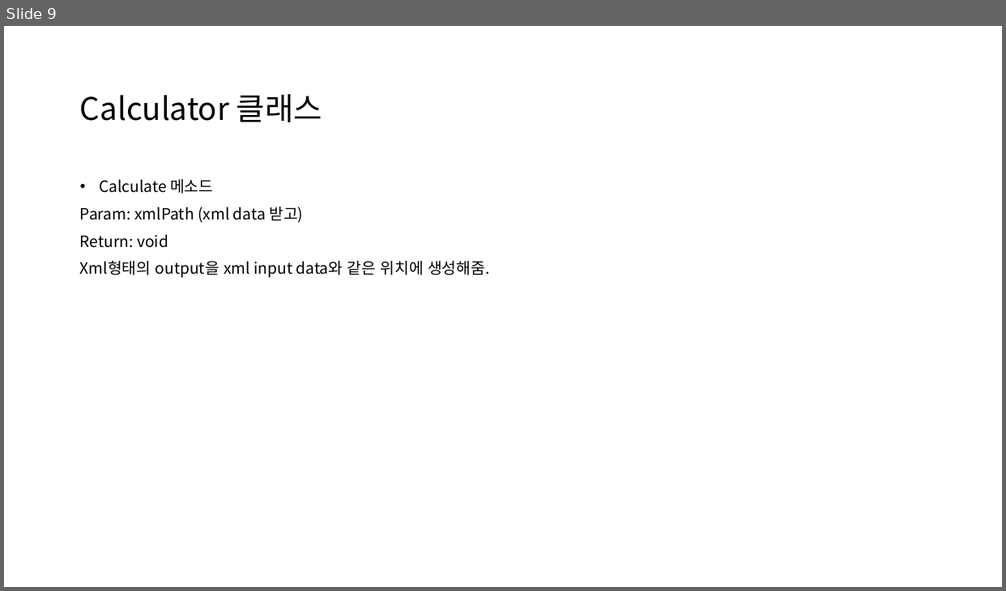
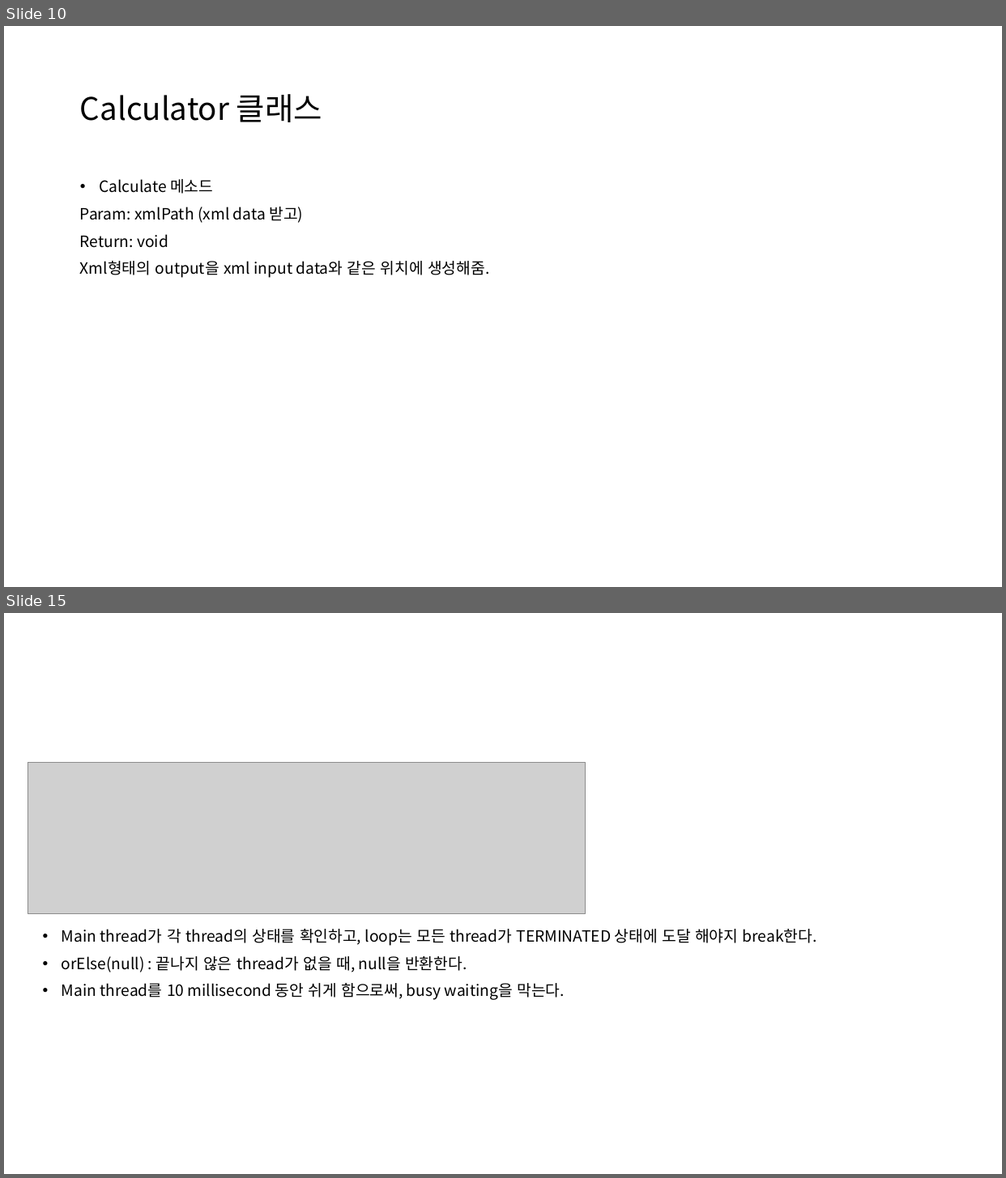
Before and after one commit to kdw1437/SpringHomework_BackEnd, a slide deck: QuantPricer 클론 코딩_240903.pptx. Shown one above the other, each under a label of ours: slide 9 before the commit, slides 10 and 15 after it; the slides between them are not shown. The pictures are 1006x591 and 1006x1178 pixels, drawn with LibreOffice and Linux fonts; fonts in the diff are those of the drawing; grey boxes stand for pictures. Boxes give left, top, right and bottom in pixels: in the first picture for what was removed or moved away, otherwise in the second. Text is boxed around its words. In the diff, an @@ line names an element or a change of style, - is before the commit and + after.

```diff
--- a/QuantPricer 클론 코딩_240903.pptx
+++ b/QuantPricer 클론 코딩_240903.pptx
@@ slide 15 added at <box>4,613,1002,1174</box>, background #FFFFFF @@
@@ picture added at <box>28,763,586,914</box> @@
@@ text added at <box>62,929,817,1000</box>, 15 pt, text #000000 @@
+• Main thread가 각 thread의 상태를 확인하고, loop는 모든 thread가 TERMINATED 상태에 도달 해야지 break한다.
+• orElse(null) : 끝나지 않은 thread가 없을 때, null을 반환한다.
+• Main thread를 10 millisecond 동안 쉬게 함으로써, busy waiting을 막는다.
@@ what was slide 9 is now slide 10 @@
```
Also in this commit, not shown: 6 other slides added.
